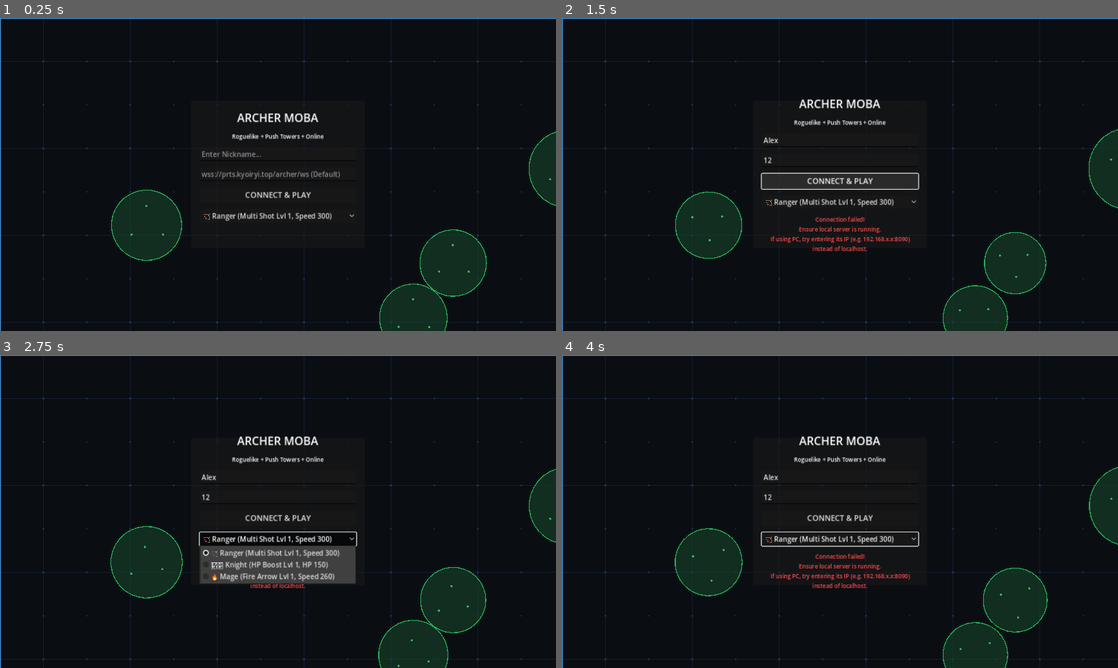
Above: before the commit, frames 1-4 (two rows, left to right).
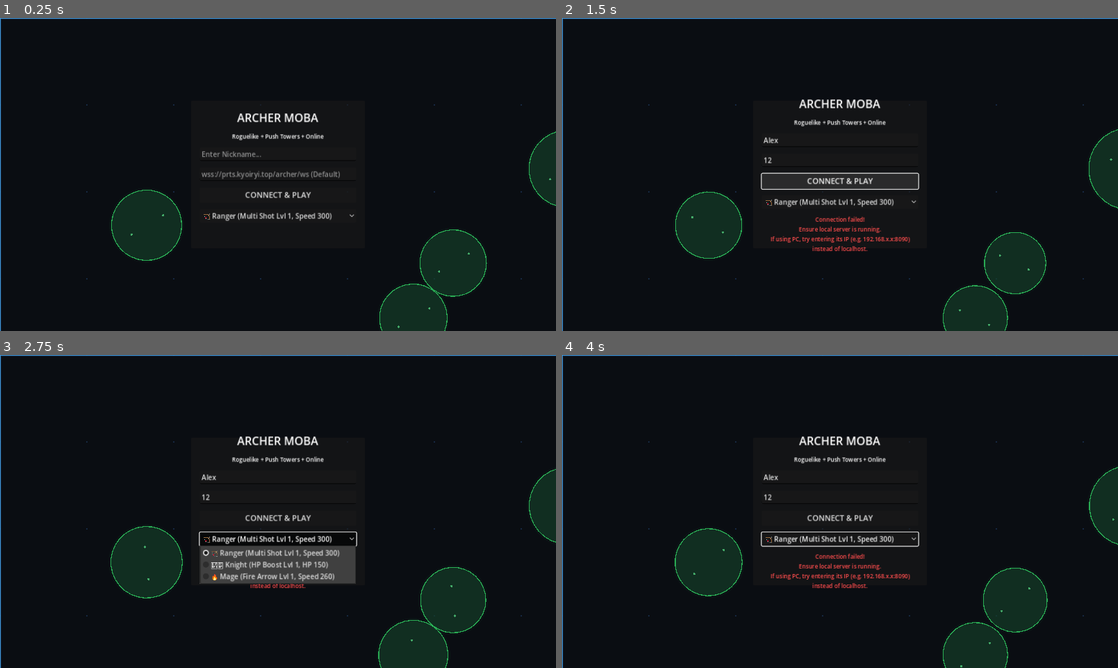
Above: after the commit, the same moments.

Repository: KYoiRyi/partygame-archer
Game: Godot game, scene res://Main.tscn
The game is run twice, just before and just after one commit, with the same random seed, the same clock (stepped at 60 frames per second) and the same inputs.
Inputs (mouse positions are in pixels of both pictures, inside the frame that each line leads up to):
- Up to frame 1 (0.25 s): no input
- Up to frame 2 (1.5 s): click (840, 155) at 0.52 s; type "Alex" at 0.6 s; click (840, 174) at 0.75 s; type "12" at 0.83 s; click "CONNECT & PLAY" at 1.25 s
- Up to frame 3 (2.75 s): click "🏹 Ranger (Multi Shot Lvl 1, S…" at 2 s
- Up to frame 4 (4 s): move the mouse to (962, 495) at 2.77 s; hold D 2.78-3.5 s; click (962, 495) at 2.92 s; drag from (728, 527) to (812, 574) at 3.52 s

The runs differ from the first frame. In frame 1, 1.3% of the frame differs, in the area x 0-100%, y 0-100%; in frame 2, 1.3%; in frame 3, 1.3%; in frame 4, 1.3%.

Commit message:
perf: optimize rendering draw calls, UI allocation, and targeting calculations

Diff:
--- a/client/Main.gd
+++ b/client/Main.gd
@@ -380,11 +380,9 @@
 				if p_str.strip_edges() == "":
 					continue
 
-				var json = JSON.new()
-				if json.parse(p_str) == OK:
-					var parsed_data = json.get_data()
-					if parsed_data is Dictionary:
-						_handle_server_message(parsed_data)
+				var parsed_data = JSON.parse_string(p_str)
+				if parsed_data is Dictionary:
+					_handle_server_message(parsed_data)
 
 	elif state == WebSocketPeer.STATE_CLOSED:
 		if is_connected:
@@ -739,25 +737,27 @@
 				var diff = old_hp - current_hp
 				var e_pos = _get_safe_vector2(e, "pos")
 
-				# Spawn Damage Floating Text
-				damage_texts.append({
-					"pos": e_pos + Vector2(randf_range(-15, 15), -20),
-					"text": str(int(diff)),
-					"color": Color(1.0, 0.3, 0.3) if _get_safe_string(e, "team", "") != my_team else Color(1.0, 0.9, 0.2),
-					"life": 0.8
-				})
-
-				# Hit Sparks
-				for i in range(6):
-					var speed = randf_range(80, 200)
-					var angle = randf_range(0, TAU)
-					hit_sparks.append({
-						"pos": e_pos,
-						"vel": Vector2(cos(angle), sin(angle)) * speed,
-						"color": Color(1.0, 0.6, 0.1) if _get_safe_string(e, "team", "") != my_team else Color(0.9, 0.2, 0.2),
-						"life": randf_range(0.2, 0.45),
-						"size": randf_range(2.0, 5.0)
+				# Spawn Damage Floating Text (Capped to prevent text clutter and performance drops)
+				if damage_texts.size() < 25:
+					damage_texts.append({
+						"pos": e_pos + Vector2(randf_range(-15, 15), -20),
+						"text": str(int(diff)),
+						"color": Color(1.0, 0.3, 0.3) if _get_safe_string(e, "team", "") != my_team else Color(1.0, 0.9, 0.2),
+						"life": 0.8
 					})
+
+				# Hit Sparks (Capped and reduced from 6 to 3 sparks to avoid WebGL / Mobile drawing lag)
+				if hit_sparks.size() < 75:
+					for i in range(3):
+						var speed = randf_range(80, 200)
+						var angle = randf_range(0, TAU)
+						hit_sparks.append({
+							"pos": e_pos,
+							"vel": Vector2(cos(angle), sin(angle)) * speed,
+							"color": Color(1.0, 0.6, 0.1) if _get_safe_string(e, "team", "") != my_team else Color(0.9, 0.2, 0.2),
+							"life": randf_range(0.2, 0.45),
+							"size": randf_range(2.0, 5.0)
+						})
 
 				# Trigger screen shake if I took damage
 				if e_id == client_id:
@@ -814,10 +814,6 @@
 	$UI/HUD/ChatBox/Scroll.scroll_vertical = 99999
 
 func _update_scoreboard():
-	# Clear scoreboard list
-	for c in $UI/HUD/Scoreboard/List.get_children():
-		c.queue_free()
-
 	var players_list = _get_safe_array(game_state, "players")
 	if players_list == null:
 		return
@@ -834,24 +830,41 @@
 		return a_score > b_score
 	)
 
-	# Draw top 6
+	var list_container = $UI/HUD/Scoreboard/List
+	var existing_children = list_container.get_children()
+	var existing_count = existing_children.size()
+
+	# Draw top 6 (Reuse existing label nodes to avoid GC spikes)
 	var count = 0
 	for p in list:
 		if not (p is Dictionary):
 			continue
 		if count >= 6: break
-		var l = Label.new()
+
 		var p_name = _get_safe_string(p, "name", "Archer")
 		var p_team = _get_safe_string(p, "team", "blue")
 		var p_score = _get_safe_int(p, "score", 0)
 		var p_level = _get_safe_int(p, "level", 1)
-		l.text = p_name + " (" + p_team.to_upper() + "): " + str(p_score) + " (Lvl " + str(p_level) + ")"
+		var text_val = p_name + " (" + p_team.to_upper() + "): " + str(p_score) + " (Lvl " + str(p_level) + ")"
+
+		var l: Label
+		if count < existing_count:
+			l = existing_children[count]
+			l.visible = true
+		else:
+			l = Label.new()
+			list_container.add_child(l)
+
+		l.text = text_val
 		if p_team == "blue":
 			l.add_theme_color_override("font_color", Color(0.4, 0.6, 1.0))
 		else:
 			l.add_theme_color_override("font_color", Color(1.0, 0.4, 0.4))
-		$UI/HUD/Scoreboard/List.add_child(l)
 		count += 1
+
+	# Hide any extra labels that are no longer needed
+	for i in range(count, existing_count):
+		existing_children[i].visible = false
 
 # --- CUSTOM RENDERER ---
 func _on_world_draw():
@@ -868,8 +881,8 @@
 	var grid_color = Color(0.08, 0.12, 0.18)
 	world_node.draw_rect(Rect2(0, 0, 3000, 1200), background_color, true)
 
-	# 2. Draw Background Grid (Culled to screen view for high performance)
-	var grid_size = 100
+	# 2. Draw Background Grid (Optimized grid_size = 200 to cut draw calls in half)
+	var grid_size = 200
 	var start_x = int(max(0, floor(view_min.x / grid_size) * grid_size))
 	var end_x = int(min(3000, ceil(view_max.x / grid_size) * grid_size))
 	var start_y = int(max(0, floor(view_min.y / grid_size) * grid_size))
@@ -880,7 +893,7 @@
 	for y in range(start_y, end_y + 1, grid_size):
 		world_node.draw_line(Vector2(max(0, view_min.x), y), Vector2(min(3000, view_max.x), y), grid_color, 1.0)
 
-	# Tech dots at grid intersections for premium cyberpunk matrix styling
+	# Tech dots at grid intersections (Dramatically reduced iterations with larger grid layout)
 	var dot_color = Color(0.18, 0.36, 0.6, 0.35)
 	for x in range(start_x, end_x + 1, grid_size):
 		for y in range(start_y, end_y + 1, grid_size):
@@ -902,27 +915,24 @@
 		world_node.draw_circle(b.pos, pulse_radius, Color(0.08, 0.25, 0.16, 0.6))
 		# Glowing neon outline
 		world_node.draw_arc(b.pos, pulse_radius, 0.0, TAU, 32, Color(0.2, 0.85, 0.4, 0.75), 2.0)
-		# Floating internal energy particles
-		for i in range(3):
-			var angle_offset = time_ms * 0.0008 + i * (TAU / 3.0)
+		# Floating internal energy particles (Reduced count)
+		for i in range(2):
+			var angle_offset = time_ms * 0.0008 + i * (PI)
 			var offset_r = (b.radius * 0.5) + 5.0 * sin(time_ms * 0.002 + i)
 			var part_pos = b.pos + Vector2(cos(angle_offset), sin(angle_offset)) * offset_r
 			world_node.draw_circle(part_pos, 2.5, Color(0.4, 1.0, 0.6, 0.6))
 
-	# 4. Draw Obstacle Walls (Hazard cybernetic core walls)
+	# 4. Draw Obstacle Walls (Hazard cybernetic core walls - Optimized to draw simple crossing lines instead of loops)
 	for w in walls:
 		if w.x + w.w < view_min.x or w.x > view_max.x or w.y + w.h < view_min.y or w.y > view_max.y:
 			continue
 		var r = Rect2(w.x, w.y, w.w, w.h)
 		# Charcoal core
 		world_node.draw_rect(r, Color(0.06, 0.08, 0.12, 0.85), true)
-		# Diagonal safety stripe design
-		var stripe_color = Color(0.12, 0.22, 0.32, 0.4)
-		var step = 40.0
-		for i in range(0, int(w.w + w.h), int(step)):
-			var start = Vector2(w.x + max(0, i - w.h), w.y + min(w.h, i))
-			var end = Vector2(w.x + min(w.w, i), w.y + max(0, i - w.w))
-			world_node.draw_line(start, end, stripe_color, 2.0)
+		# Simple crossing cyber lines instead of 10+ separate loops
+		var stripe_color = Color(0.15, 0.28, 0.42, 0.6)
+		world_node.draw_line(Vector2(w.x, w.y), Vector2(w.x + w.w, w.y + w.h), stripe_color, 3.0)
+		world_node.draw_line(Vector2(w.x + w.w, w.y), Vector2(w.x, w.y + w.h), stripe_color, 3.0)
 		# Glowing cyan neon border
 		world_node.draw_rect(r, Color(0.15, 0.7, 1.0, 0.22), false, 5.0)
 		world_node.draw_rect(r, Color(0.2, 0.8, 1.0, 0.85), false, 2.0)
@@ -1073,14 +1083,10 @@
 			# Base HP bar
 			_draw_entity_health_bar(world_node, t_pos + Vector2(0, -95), _get_safe_float(t, "hp", 0.0), _get_safe_float(t, "max_hp", 1.0), 150, 12)
 
-			# Range circle (Dashed cyber target ring)
+			# Range circle (Optimized: single continuous circle draw_arc instead of 24 loops)
 			var range_rad = 550.0
 			world_node.draw_circle(t_pos, range_rad, range_color)
-			var segments = 24
-			for i in range(segments):
-				var a1 = i * (TAU / segments) + time_ms * 0.0001
-				var a2 = a1 + (TAU / segments) * 0.5
-				world_node.draw_arc(t_pos, range_rad, a1, a2, 16, t_color * Color(1.0, 1.0, 1.0, 0.25), 1.5)
+			world_node.draw_arc(t_pos, range_rad, 0.0, TAU, 48, t_color * Color(1.0, 1.0, 1.0, 0.3), 1.5)
 
 			# Octagonal outer neon structure
 			var base_radius = 80.0 * pulse_scale
@@ -1106,14 +1112,10 @@
 			# HP bar
 			_draw_entity_health_bar(world_node, t_pos + Vector2(0, -60), _get_safe_float(t, "hp", 0.0), _get_safe_float(t, "max_hp", 1.0), 80, 8)
 
-			# Range circle
+			# Range circle (Optimized: single continuous circle draw_arc instead of 16 loops)
 			var range_rad = 400.0
 			world_node.draw_circle(t_pos, range_rad, range_color)
-			var segments = 16
-			for i in range(segments):
-				var a1 = i * (TAU / segments) - time_ms * 0.0001
-				var a2 = a1 + (TAU / segments) * 0.5
-				world_node.draw_arc(t_pos, range_rad, a1, a2, 12, t_color * Color(1.0, 1.0, 1.0, 0.25), 1.2)
+			world_node.draw_arc(t_pos, range_rad, 0.0, TAU, 36, t_color * Color(1.0, 1.0, 1.0, 0.3), 1.2)
 
 			# Tower metal shell (Square/diamond protective grid)
 			var base_size = 40.0 * pulse_scale
@@ -1192,6 +1194,10 @@
 		var p_pos = smooth_positions.get(p_id)
 		if p_pos == null:
 			p_pos = _get_safe_vector2(p, "pos")
+
+		# Cull off-screen players to dramatically optimize draw calls
+		if p_id != client_id and p_pos.distance_to(cam_pos) > 850.0:
+			continue
 
 		if _get_safe_bool(p, "dead", false):
 			if p_id == client_id:
Not shown, changed: server/room.go
